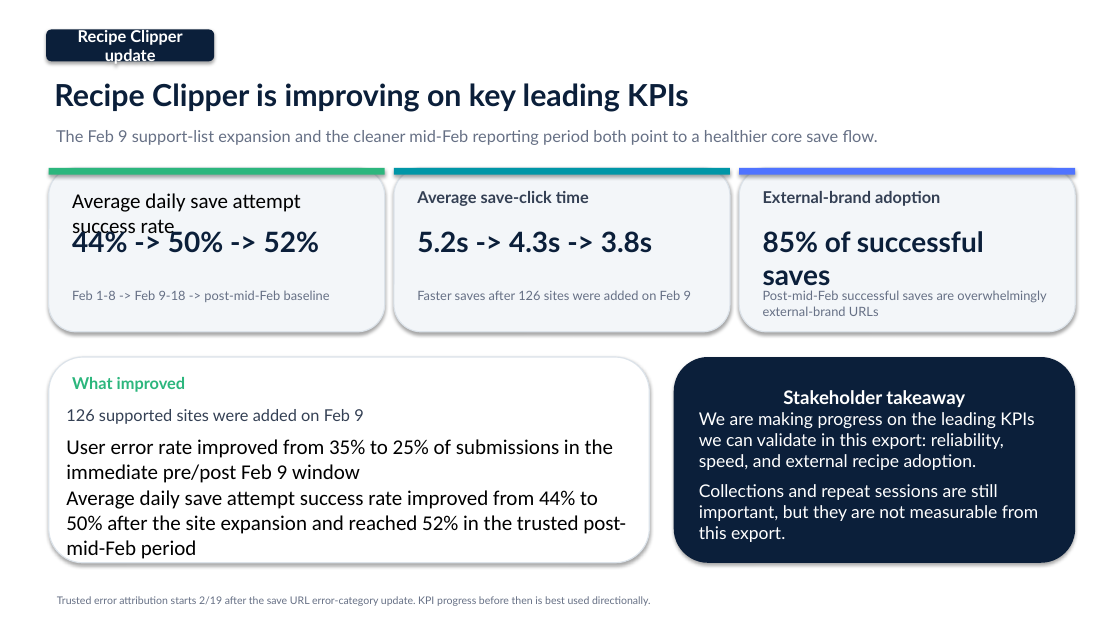
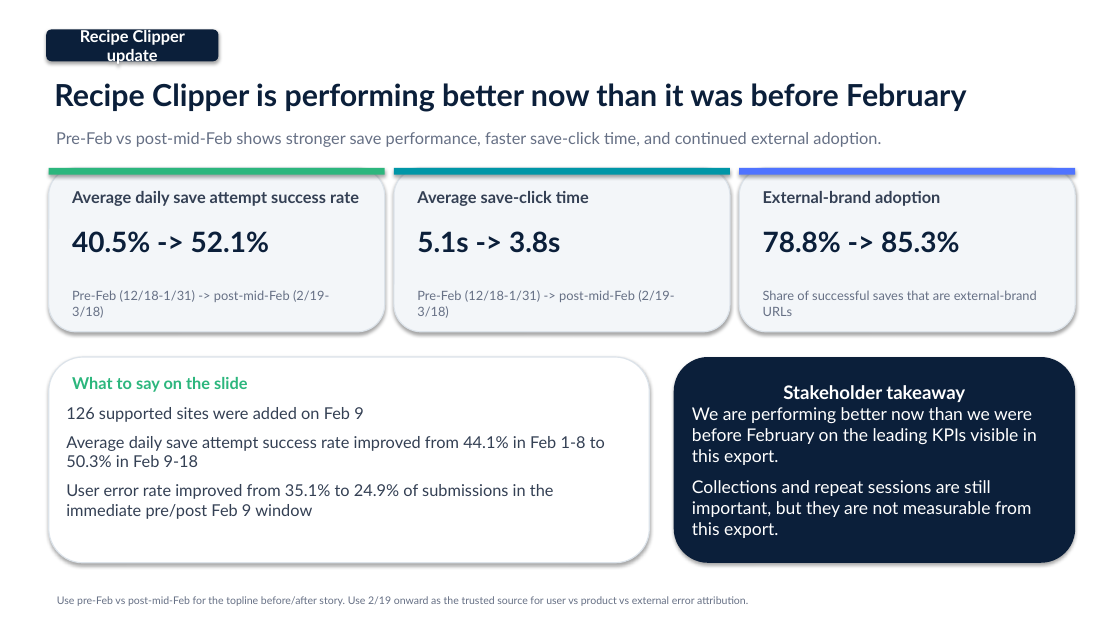
Before and after one commit to ChantelleJ-pm/socialprd, a slide deck: slide 1 of Recipe_Clipper_Stakeholder_Update.pptx. Drawn at 1120x630 pixels with LibreOffice and Linux fonts; fonts in the diff are those of the drawing. Boxes give left, top, right and bottom in pixels: in the first picture for what was removed or moved away, otherwise in the second. Text is boxed around its words. In the diff, an @@ line names an element or a change of style, - is before the commit and + after.

```diff
--- a/Recipe_Clipper_Stakeholder_Update.pptx
+++ b/Recipe_Clipper_Stakeholder_Update.pptx
@@ rounded rectangle "Recipe Clipper update": place and size @@
-rounded rectangle "Recipe Clipper update" at bbox=[46, 29, 214, 61]
+rounded rectangle "Recipe Clipper update" at bbox=[46, 29, 218, 61]
@@ text at bbox=[54, 83, 966, 112]: text changed @@
-Recipe Clipper is improving on key leading KPIs
+Recipe Clipper is performing better now than it was before February
@@ text at bbox=[56, 132, 881, 147]: text changed @@
-The Feb 9 support-list expansion and the cleaner mid-Feb reporting period both point to a healthier core save flow.
+Pre-Feb vs post-mid-Feb shows stronger save performance, faster save-click time, and continued external adoption.
@@ text "Average daily save attempt success ..." at bbox=[72, 191, 359, 206]: size 18 to 14 pt, font Calibri to Lato, text colour #000000 to #344054, bold on @@
@@ text at bbox=[72, 231, 269, 253]: text changed @@
-44% -> 50% -> 52%
+40.5% -> 52.1%
@@ text at bbox=[417, 231, 560, 253]: text changed @@
-5.2s -> 4.3s -> 3.8s
+5.1s -> 3.8s
@@ text at bbox=[763, 231, 959, 253]: text changed @@
-85% of successful saves
+78.8% -> 85.3%
@@ text at bbox=[72, 290, 329, 318]: text changed @@
-Feb 1-8 -> Feb 9-18 -> post-mid-Feb baseline
+Pre-Feb (12/18-1/31) -> post-mid-Feb (2/19-3/18)
@@ text at bbox=[417, 290, 674, 318]: text changed @@
-Faster saves after 126 sites were added on Feb 9
+Pre-Feb (12/18-1/31) -> post-mid-Feb (2/19-3/18)
@@ text at bbox=[763, 290, 1037, 316]: text changed @@
-Post-mid-Feb successful saves are overwhelmingly external-brand URLs
+Share of successful saves that are external-brand URLs
@@ text at bbox=[72, 377, 247, 392]: text changed @@
-What improved
+What to say on the slide
@@ text in rounded rectangle at bbox=[692, 407, 1037, 465]: text changed @@
-We are making progress on the leading KPIs we can validate in this export: reliability, speed, and external recipe adoption.
+We are performing better now than we were before February on the leading KPIs visible in this export.
@@ text at bbox=[66, 436, 605, 519]: text changed; size 18 to 14 pt; font Calibri to Lato; text colour #000000 to #344054 @@
-User error rate improved from 35% to 25% of submissions in the immediate pre/post Feb 9 window
-Average daily save attempt success rate improved from 44% to 50% after the site expansion and reached 52% in the trusted post-mid-Feb period
+Average daily save attempt success rate improved from 44.1% in Feb 1-8 to 50.3% in Feb 9-18
+User error rate improved from 35.1% to 24.9% of submissions in the immediate pre/post Feb 9 window
@@ text at bbox=[57, 596, 748, 606]: text changed @@
-Trusted error attribution starts 2/19 after the save URL error-category update. KPI progress before then is best used directionally.
+Use pre-Feb vs post-mid-Feb for the topline before/after story. Use 2/19 onward as the trusted source for user vs product vs external error attribution.
```
Also in this commit, not shown: 1 other slide changed, 3 other files.
